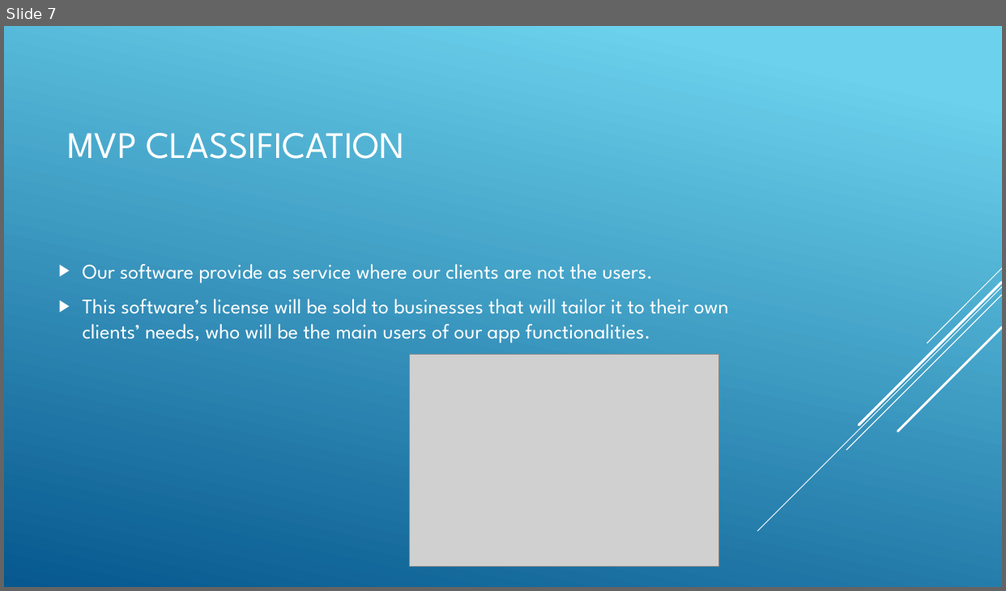
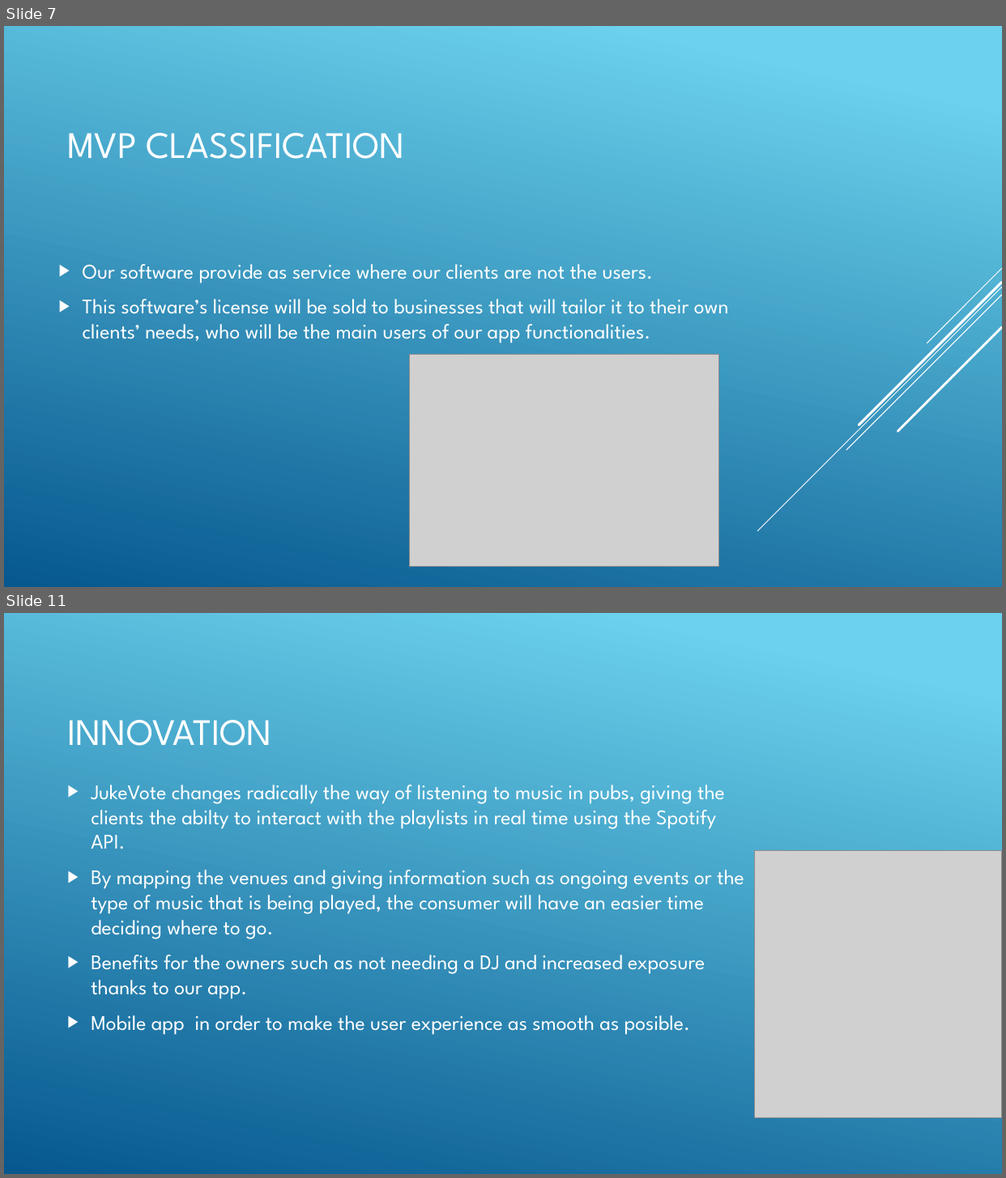
Before and after one commit to pabreblob/capsulefy, a slide deck: Week 1 docs/JUKEVOTE.pptx. Shown one above the other, each under a label of ours: slide 7 before the commit, slides 7 and 11 after it; the slides between them are not shown. The pictures are 1006x591 and 1006x1178 pixels, drawn with LibreOffice and Linux fonts; fonts in the diff are those of the drawing; grey boxes stand for pictures. Boxes give left, top, right and bottom in pixels: in the first picture for what was removed or moved away, otherwise in the second. Text is boxed around its words. In the diff, an @@ line names an element or a change of style, - is before the commit and + after.

```diff
--- a/Week 1 docs/JUKEVOTE.pptx
+++ b/Week 1 docs/JUKEVOTE.pptx
@@ slide 11 added at [4, 613, 1002, 1174], background gradient #6ED2EB to #06588E; not listed: 5 template elements that a slide beside it also shows @@
@@ title added at [67, 720, 272, 746], 36 pt, text #FFFFFF @@
+INNOVATION
@@ text added at [91, 785, 744, 1035], 20 pt, text #FFFFFF @@
+▶ JukeVote changes radically the way of listening to music in pubs, giving the clients the abilty to interact with the playlists in real time using the Spotify API.
+▶ By mapping the venues and giving information such as ongoing events or the type of music that is being played, the consumer will have an easier time deciding where to go.
+▶ Benefits for the owners such as not needing a DJ and increased exposure thanks to our app.
+▶ Mobile app in order to make the user experience as smooth as posible.
@@ picture added at [755, 851, 1002, 1118] @@
```
Also in this commit, not shown: 7 slides changed, 3 other slides added, 1 slide removed, 1 other file.
